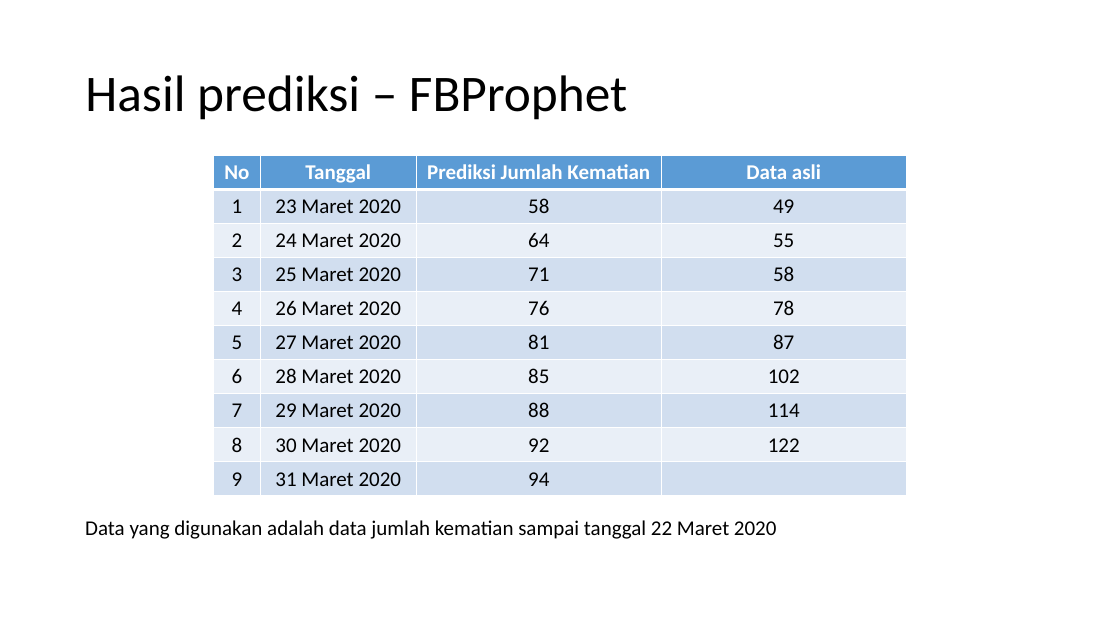
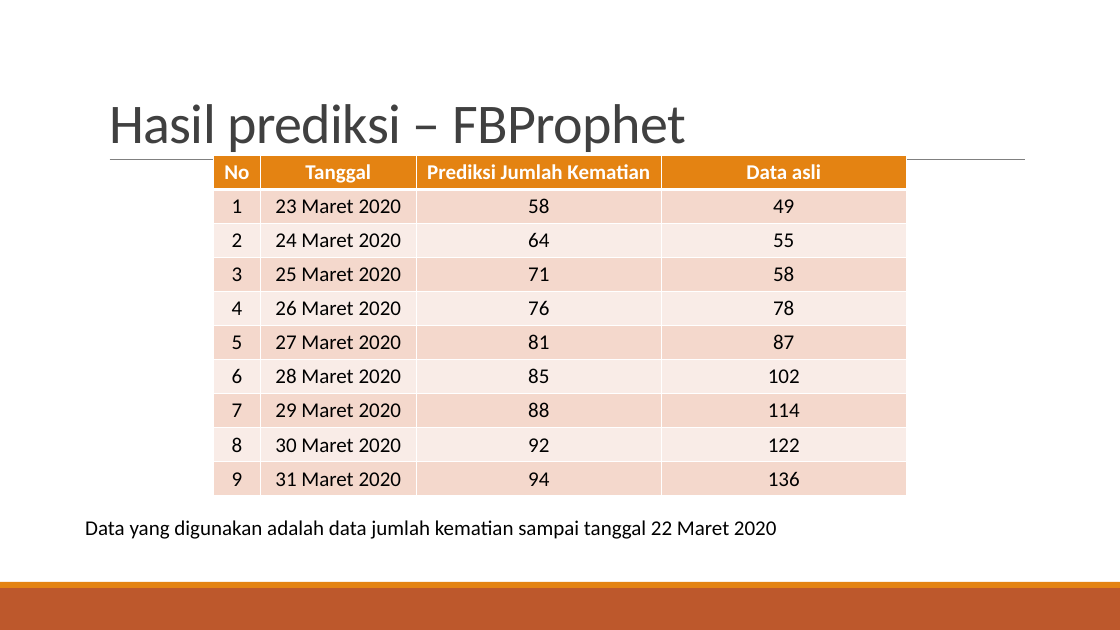
Before and after one commit to andreasnovian/IF5175-ADB-Covid19, a slide deck: slide 9 of PPT-ADB-23518002-Predicting Covid19 death cases in Indonesia.pptx. Drawn at 1120x630 pixels with LibreOffice and Linux fonts; fonts in the diff are those of the drawing. Boxes give left, top, right and bottom in pixels: in the first picture for what was removed or moved away, otherwise in the second. Text is boxed around its words. In the diff, an @@ line names an element or a change of style, - is before the commit and + after.

```diff
--- a/PPT-ADB-23518002-Predicting Covid19 death cases in Indonesia.pptx
+++ b/PPT-ADB-23518002-Predicting Covid19 death cases in Indonesia.pptx
@@ title "Hasil prediksi – FBProphet": place and size @@
-title "Hasil prediksi – FBProphet" at [85,75,627,120]
+title "Hasil prediksi – FBProphet" at [109,104,686,157]
@@ title "Hasil prediksi – FBProphet" at [109,104,686,157]: size 44 to 48 pt, text colour #000000 to #404040, letter spacing 0 to -0.5 pt; line spacing 0.9 to 0.85; vertical alignment middle to bottom @@
@@ line added from (110, 160) to (1026, 160), #808080 0.5 pt @@
@@ table at [213,155,907,497] @@
-row 10, column 4: 
+row 10, column 4: 136
@@ fill #5B9BD5 to #E48312 in row 1 @@
@@ fill #D2DEEF to #F5D9CC in 20 cells @@
@@ fill #EAEFF7 to #FAEDE7 in 16 cells @@
@@ rectangle added at [0,588,1120,630], fill #BD582C @@
@@ rectangle added at [0,582,1120,588], fill #E48312 @@
```
Also in this commit, not shown: 10 other slides changed, 3 slides added, 1 slide removed, 1 other file.
